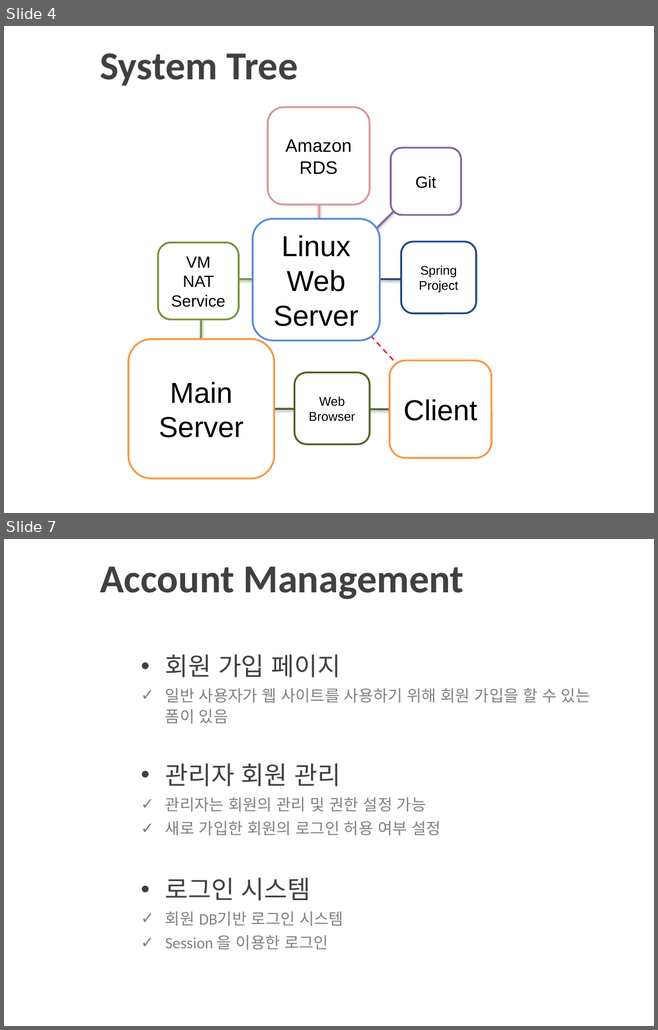
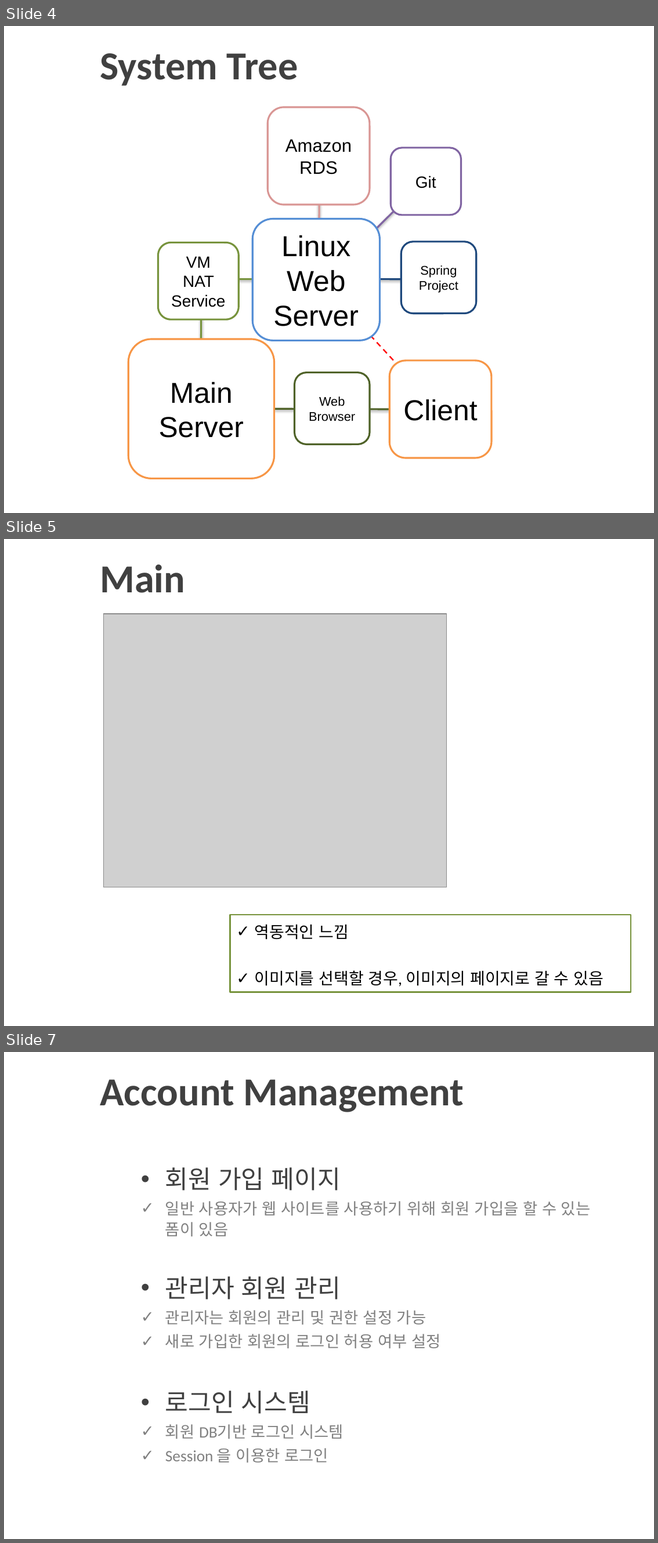
Before and after one commit to itbanked/H_Project, a slide deck: Info/AprilProject_PPT.pptx. Shown one above the other, each under a label of ours: slides 4 and 7 before the commit, slides 4, 5 and 7 after it; the slides between them are not shown. The pictures are 658x1030 and 658x1543 pixels, drawn with LibreOffice and Linux fonts; fonts in the diff are those of the drawing; grey boxes stand for pictures; background and template pictures are left out. Boxes give left, top, right and bottom in pixels: in the first picture for what was removed or moved away, otherwise in the second. Text is boxed around its words. In the diff, an @@ line names an element or a change of style, - is before the commit and + after.

```diff
--- a/Info/AprilProject_PPT.pptx
+++ b/Info/AprilProject_PPT.pptx
@@ slide 5 added at (x1=4, y1=539, x2=654, y2=1026), background picture (left out) @@
@@ title added at (x1=100, y1=565, x2=185, y2=593), 44 pt, text #404040, bold @@
+Main
@@ picture added at (x1=104, y1=614, x2=447, y2=887) @@
@@ rectangle added at (x1=230, y1=915, x2=631, y2=993), outline #77933C 1.5 pt, 18 pt, text #000000 @@
+✓ 역동적인 느낌
+✓ 이미지를 선택할 경우, 이미지의 페이지로 갈 수 있음
```
Also in this commit, not shown: 7 slides changed, 5 other slides added, 12 slides removed, 2 other files.
